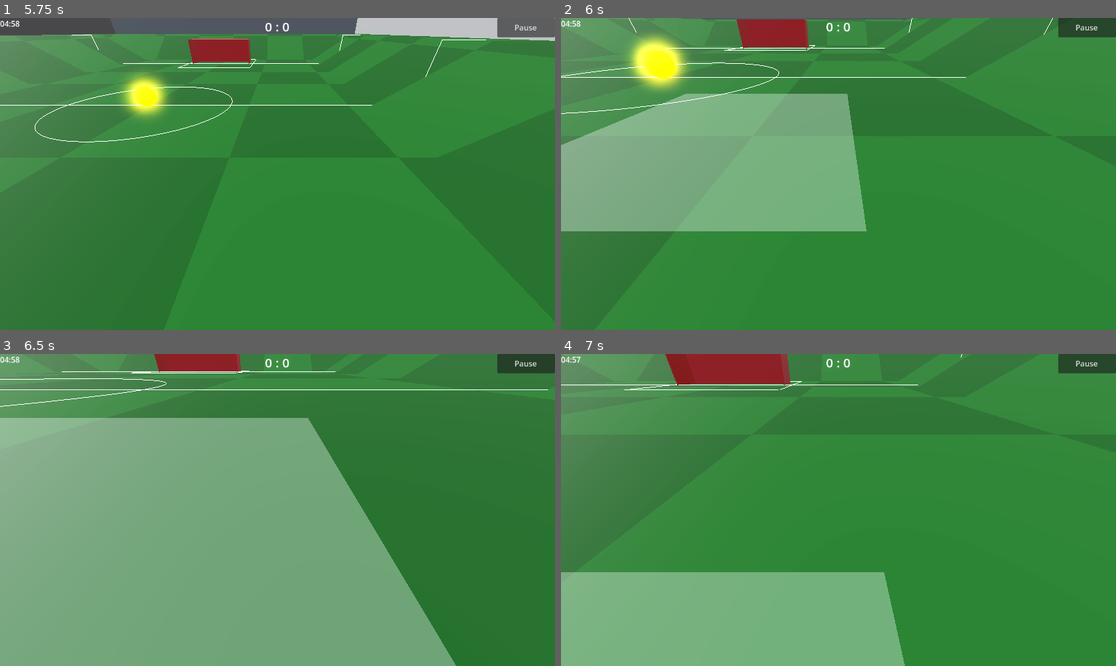
Above: before the commit, frames 1-4 (two rows, left to right).
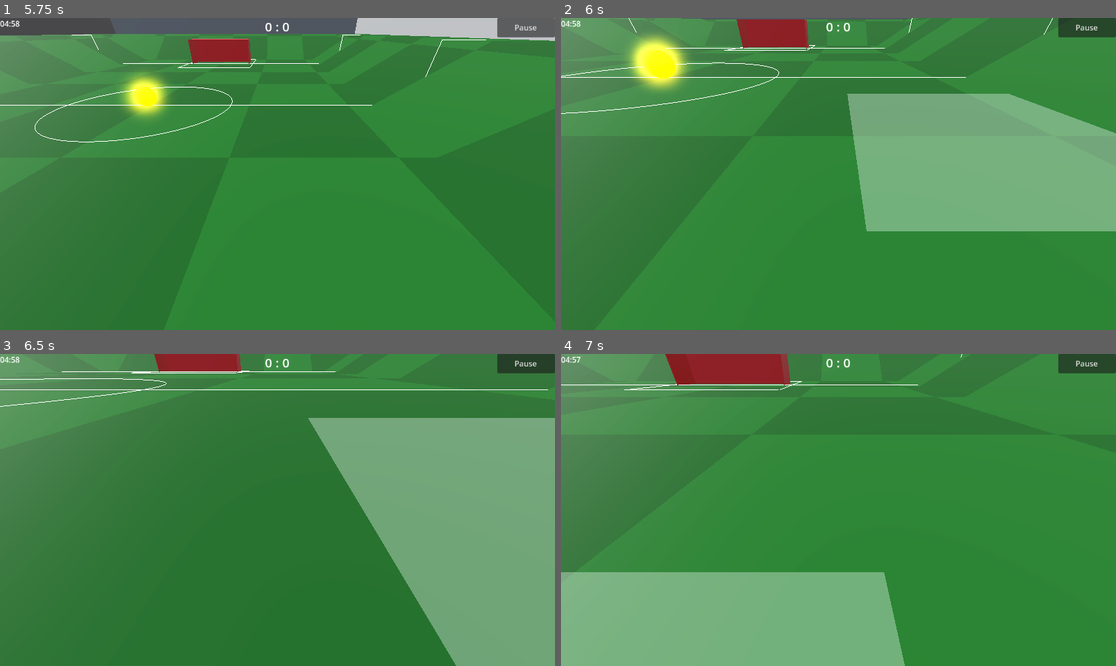
Above: after the commit, the same moments.

Repository: AlyssaSmt/Godot-kicker
Game: Godot game, scene res://main/game.tscn
Same seed, same stepped clock (60 frames per second), same inputs: the game is played once before the commit and once after it.
Inputs (mouse positions are in pixels of both pictures, inside the frame that each line leads up to):
- Up to frame 1 (5.75 s): click (327, 96) at 0.52 s; type "Alex" at 0.6 s; click (327, 133) at 0.75 s; type "12" at 0.83 s; click (327, 170) at 0.98 s; type "12" at 1.07 s; click (305, 208) at 1.27 s; type "12" at 1.35 s; tap Enter at 2 s; move the mouse to (399, 158) at 2.02 s; hold D (move_right) 2.03-2.75 s; hold Shift (shift) 2.03-2.75 s; click (399, 158) at 2.17 s; tap Space (jump) at 2.27, 5, 5.27 s; click "HOST" at 2.75 s; click "Pause" at 3.5 s; click "❌" at 4.25 s; move the mouse to (249, 174) at 5.02 s; hold W (move_forward) from 5.03 s (still down); tap Ctrl at 5.1 s; click (249, 174) at 5.17 s
- Up to frame 2 (6 s): keep holding W (move_forward); move the mouse to (849, 167) at 5.77 s; hold Shift (shift) from 5.78 s (still down); click (849, 167) at 5.92 s
- Up to frame 3 (6.5 s): keep holding W (move_forward); keep holding Shift (shift)
- Up to frame 4 (7 s): keep holding W (move_forward); move the mouse to (832, 516) at 6.52 s; release Shift (shift) at 6.53 s; tap Ctrl at 6.6 s; click (832, 516) at 6.67 s; tap Space (jump) at 6.77 s

Frame 1 is identical in both runs. In frame 2, 41% of the frame differs, in the area x 0-100%, y 24-69%; in frame 3, 80%, in the area x 0-100%, y 20-100%; in frame 4, nothing differs.

Commit message:
Update mouse visibility settings for improved user experience in multiplayer and spectator modes

Diff:
--- a/MainMenu/multiplayer_menu.gd
+++ b/MainMenu/multiplayer_menu.gd
@@ -30,11 +30,28 @@
 	set_process(false)
 	set_physics_process(false)
 
-	# optional: Maus freigeben
-	Input.set_mouse_mode(Input.MOUSE_MODE_CAPTURED)
+	# optional: Maus freigeben — standardmäßig sichtbar, Nutzer kann später fangen
+	Input.set_mouse_mode(Input.MOUSE_MODE_VISIBLE)
 
 	# Game informieren (falls du was aktivieren willst)
 	var game := get_tree().current_scene
+	# If the menu is running as the current scene (standalone), change to the game scene.
+	if game == self:
+		var err := get_tree().change_scene_to_file(GAME_SCENE)
+		if err != OK:
+			status_label.text = "Game scene not found."
+			push_error("multiplayer_menu: Could not load game scene: %s" % GAME_SCENE)
+			return
+		# If the scene changed successfully, wait one frame and inform the newly loaded game scene
+		if get_tree() == null:
+			return
+		await get_tree().process_frame
+		var new_game := get_tree().current_scene
+		if new_game and new_game.has_method("on_multiplayer_menu_closed"):
+			new_game.call_deferred("on_multiplayer_menu_closed")
+		return
+
+	# Otherwise, we're embedded in the running game scene -> notify it
 	if game and game.has_method("on_multiplayer_menu_closed"):
 		game.on_multiplayer_menu_closed()
 
--- a/MatchUI.gd
+++ b/MatchUI.gd
@@ -56,6 +56,8 @@
 
 func show_end_screen(left_score: int, right_score: int, winner_text: String) -> void:
 	end_screen.visible = true
+	# Ensure the mouse is visible when the end screen appears
+	Input.set_mouse_mode(Input.MOUSE_MODE_VISIBLE)
 	# Make sure the Main Menu button on the end screen is clickable
 	if main_menu_btn:
 		main_menu_btn.disabled = false
--- a/PlayerController/character_body_3d.gd
+++ b/PlayerController/character_body_3d.gd
@@ -10,7 +10,8 @@
 
 func _ready():
 	camera = $Camera3D
-	Input.set_mouse_mode(Input.MOUSE_MODE_CAPTURED)
+	# Keep mouse visible at start; user can capture it later
+	Input.set_mouse_mode(Input.MOUSE_MODE_VISIBLE)
 
 func _input(event):
 	if event is InputEventMouseMotion:
--- a/PlayerController/player.gd
+++ b/PlayerController/player.gd
@@ -10,7 +10,8 @@
 
 func _ready():
 	camera = $Camera3D
-	Input.set_mouse_mode(Input.MOUSE_MODE_CAPTURED)
+	# Don't capture mouse automatically; keep it visible on start
+	Input.set_mouse_mode(Input.MOUSE_MODE_VISIBLE)
 
 func _input(event):
 	if event is InputEventMouseMotion:
--- a/main/Spectator.gd
+++ b/main/Spectator.gd
@@ -15,7 +15,8 @@
 var _pitch: float = 0.0
 
 func _ready() -> void:
-	Input.set_mouse_mode(Input.MOUSE_MODE_CAPTURED)
+	# Start with visible mouse so users can interact with UI immediately
+	Input.set_mouse_mode(Input.MOUSE_MODE_VISIBLE)
 	_yaw = rotation.y
 	_pitch = cam.rotation.x
 
